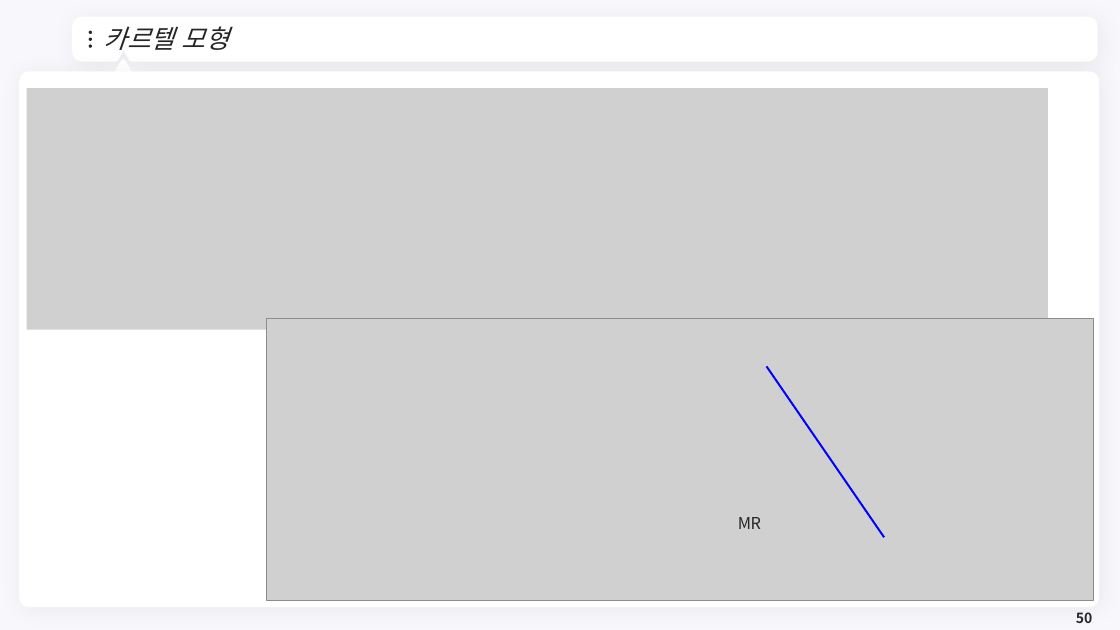
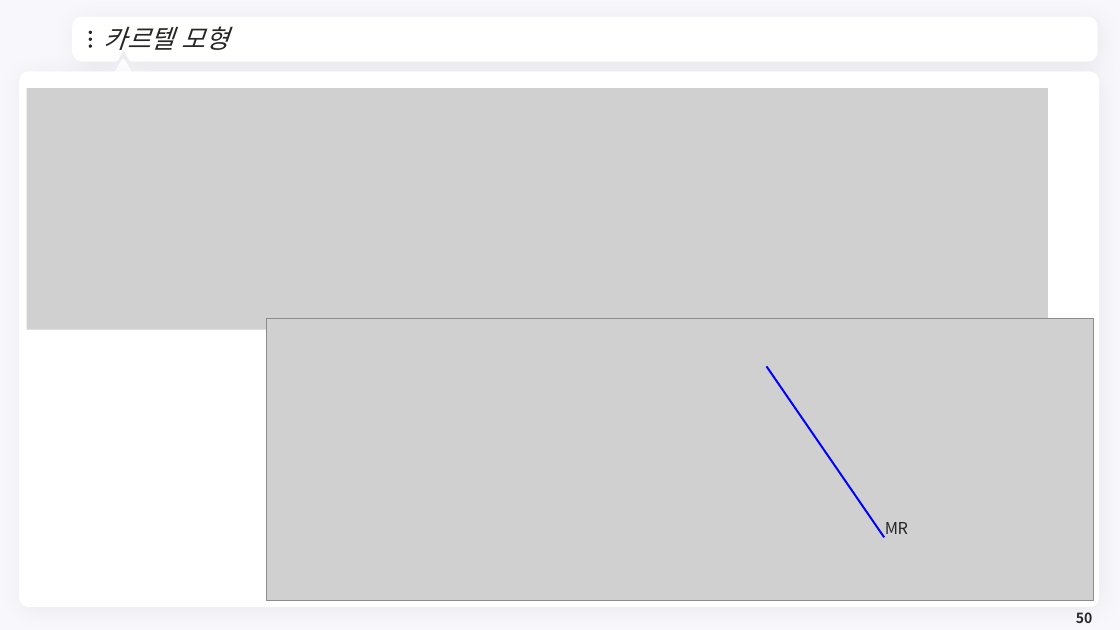
Before and after one commit to meandthey/Teaching, a slide deck: slide 50 of 에너지경제학/자원에너지경제학_Chapter_3 (석유).pptx. Drawn at 1120x630 pixels with LibreOffice and Linux fonts; fonts in the diff are those of the drawing; grey boxes stand for pictures; background and template pictures are left out. Boxes give left, top, right and bottom in pixels: in the first picture for what was removed or moved away, otherwise in the second. Text is boxed around its words. In the diff, an @@ line names an element or a change of style, - is before the commit and + after.

```diff
--- a/에너지경제학/자원에너지경제학_Chapter_3 (석유).pptx
+++ b/에너지경제학/자원에너지경제학_Chapter_3 (석유).pptx
@@ text "MR": place and size @@
-text "MR" at [738, 517, 761, 529]
+text "MR" at [885, 522, 908, 534]
```
Also in this commit, not shown: 4 other slides changed, 8 other files.
